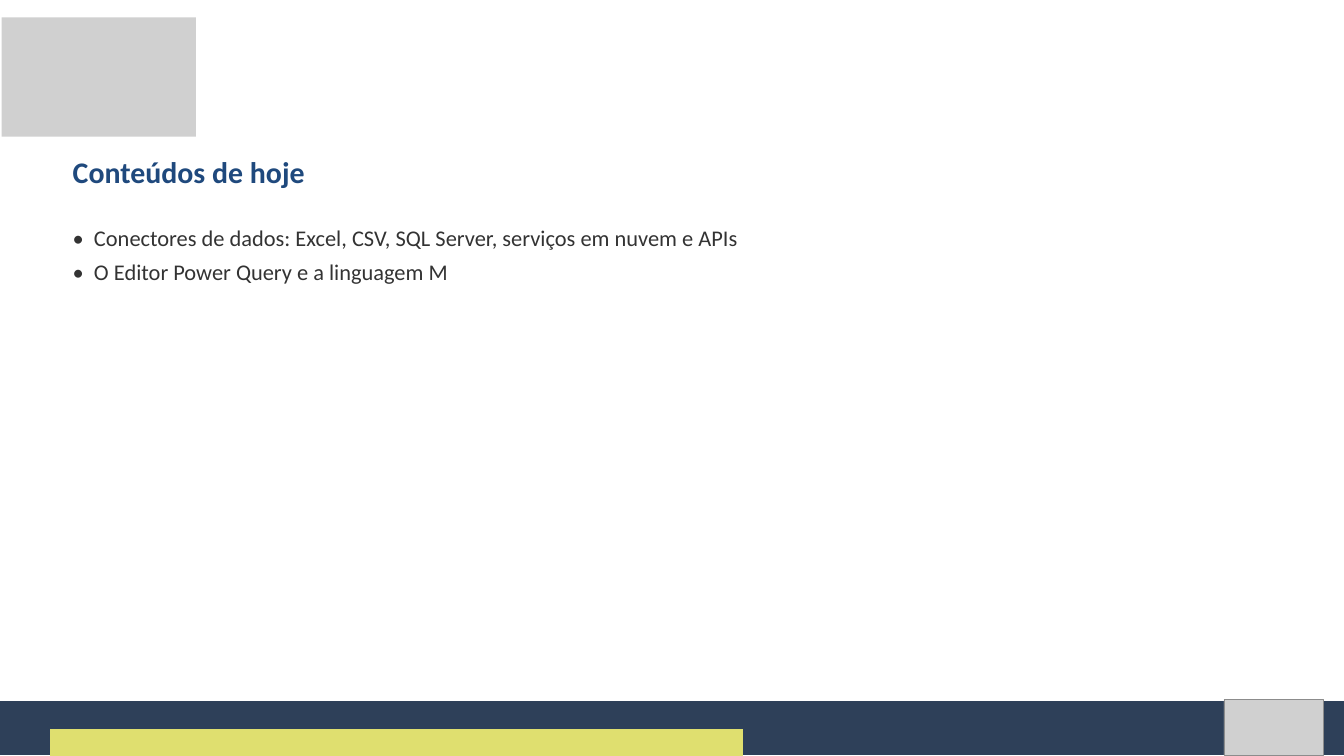
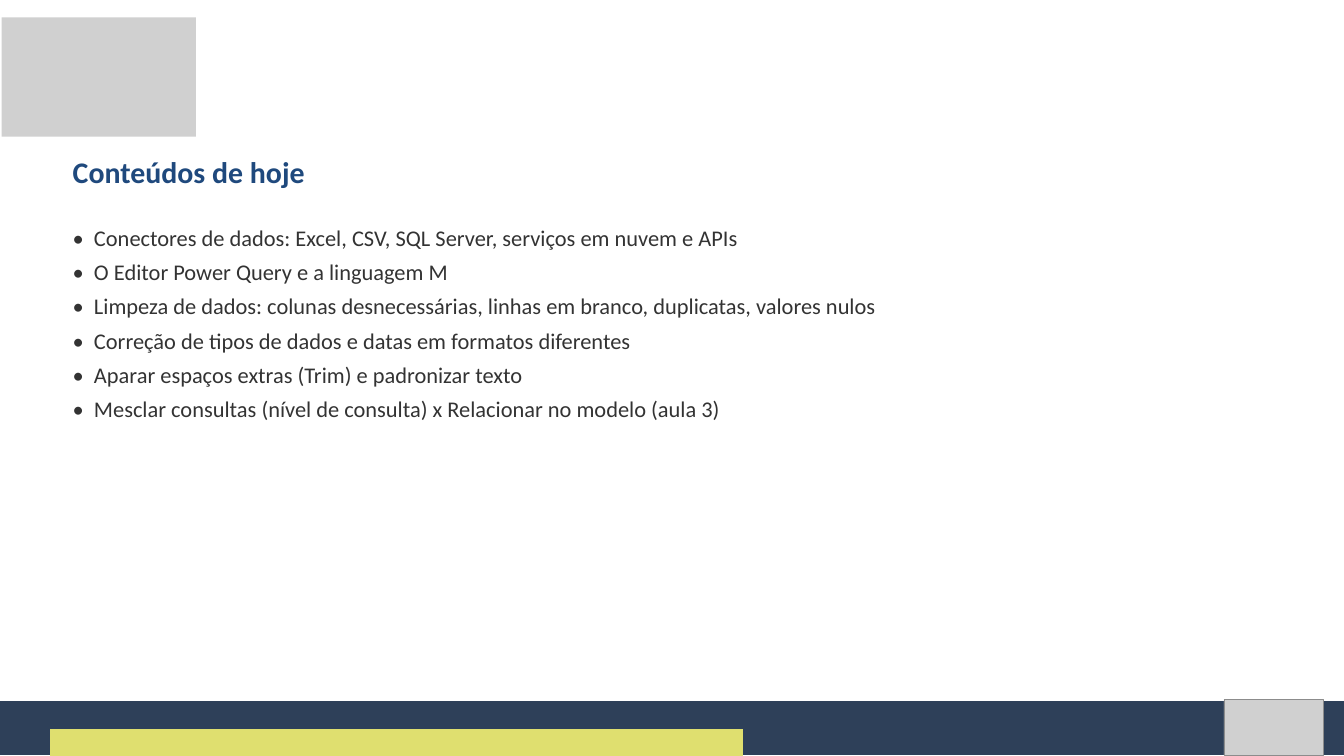
Before and after one commit to Natan20/Curso-PowerBI-Desktop-Material, a slide deck: slide 5 of Aula 02 - 02-09-2026/Aula 2 - Slides.pptx. Drawn at 1344x756 pixels with LibreOffice and Linux fonts; fonts in the diff are those of the drawing; grey boxes stand for pictures. Boxes give left, top, right and bottom in pixels: in the first picture for what was removed or moved away, otherwise in the second. Text is boxed around its words. In the diff, an @@ line names an element or a change of style, - is before the commit and + after.

```diff
--- a/Aula 02 - 02-09-2026/Aula 2 - Slides.pptx
+++ b/Aula 02 - 02-09-2026/Aula 2 - Slides.pptx
@@ text at (94,298,875,420): paragraphs added @@
+• Limpeza de dados: colunas desnecessárias, linhas em branco, duplicatas, valores nulos
+• Correção de tipos de dados e datas em formatos diferentes
+• Aparar espaços extras (Trim) e padronizar texto
+• Mesclar consultas (nível de consulta) x Relacionar no modelo (aula 3)
```
Also in this commit, not shown: 2 slides removed, 4 other files.
